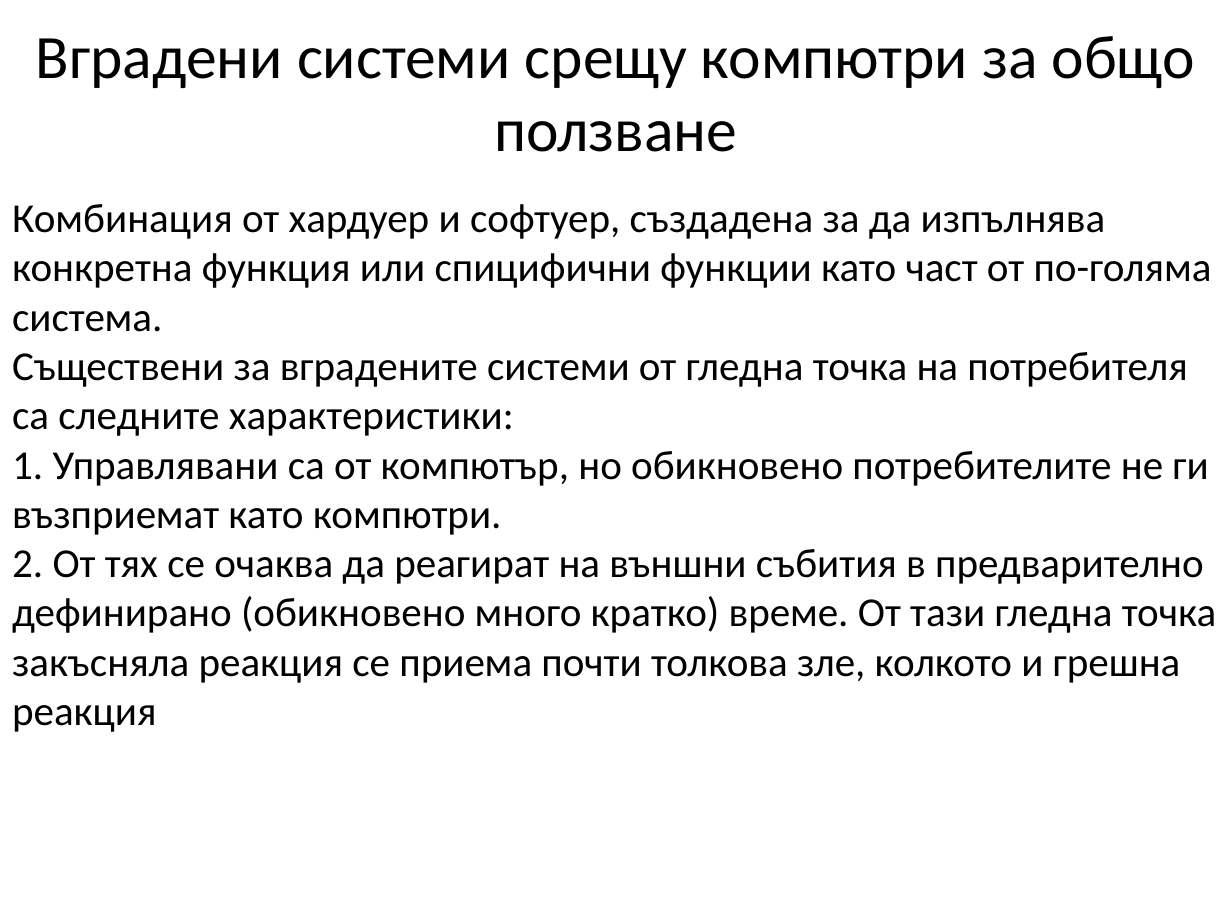
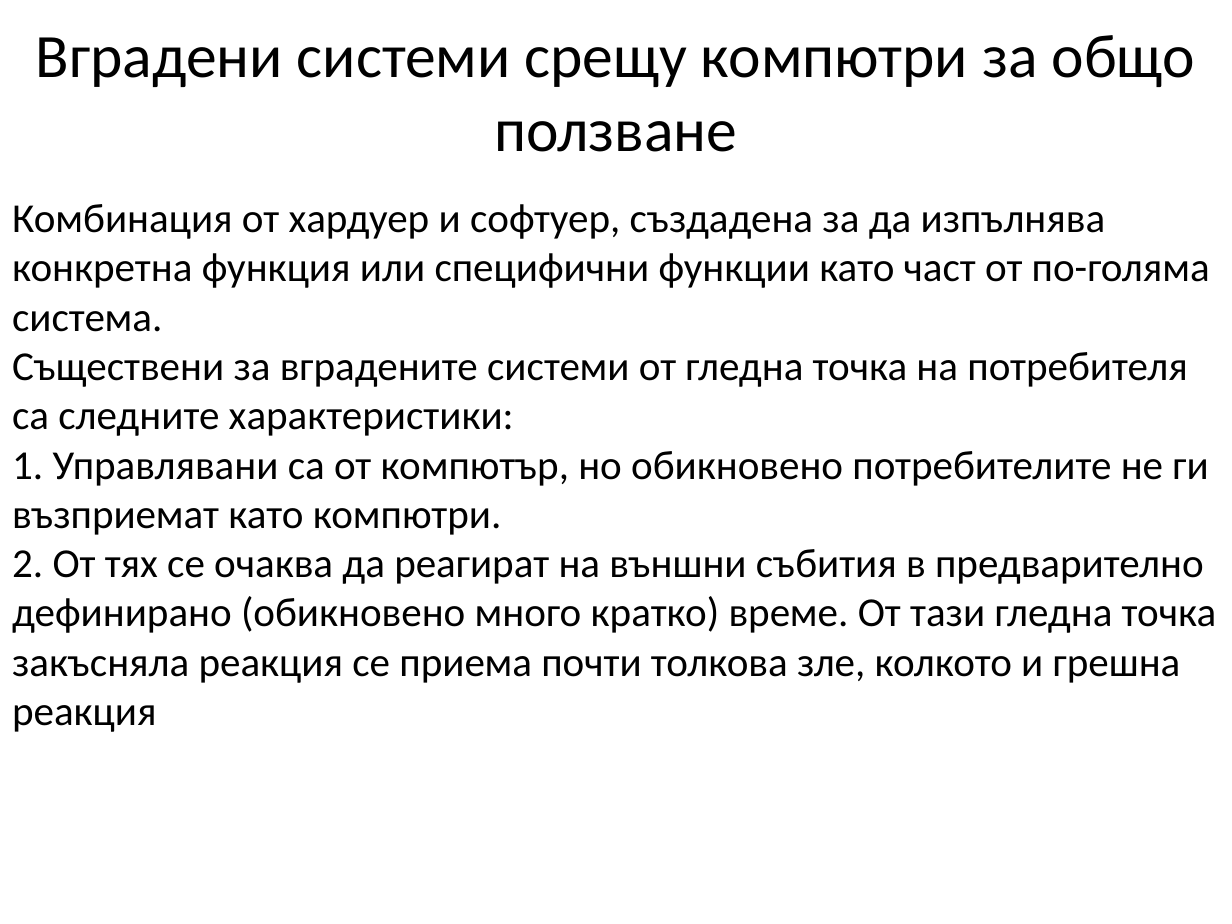
Before and after one commit to PavelKanazirev/MyDev.Bg, a slide deck: slide 2 of embeddedCpp25July/Presentation/DevBg_EmbbeddedC++.pptx. Drawn at 1232x924 pixels with LibreOffice and Linux fonts; fonts in the diff are those of the drawing. Boxes give left, top, right and bottom in pixels: in the first picture for what was removed or moved away, otherwise in the second. Text is boxed around its words. In the diff, an @@ line names an element or a change of style, - is before the commit and + after.

Commit message:
Misprint on slide 2

```diff
--- a/embeddedCpp25July/Presentation/DevBg_EmbbeddedC++.pptx
+++ b/embeddedCpp25July/Presentation/DevBg_EmbbeddedC++.pptx
@@ text at box(12, 204, 1210, 332): text changed @@
-Комбинация от хардуер и софтуер, създадена за да изпълнява конкретна функция или спицифични функции като част от по-голяма система.
+Комбинация от хардуер и софтуер, създадена за да изпълнява конкретна функция или специфични функции като част от по-голяма система.
```
Also in this commit, not shown: 2 other slides changed.
